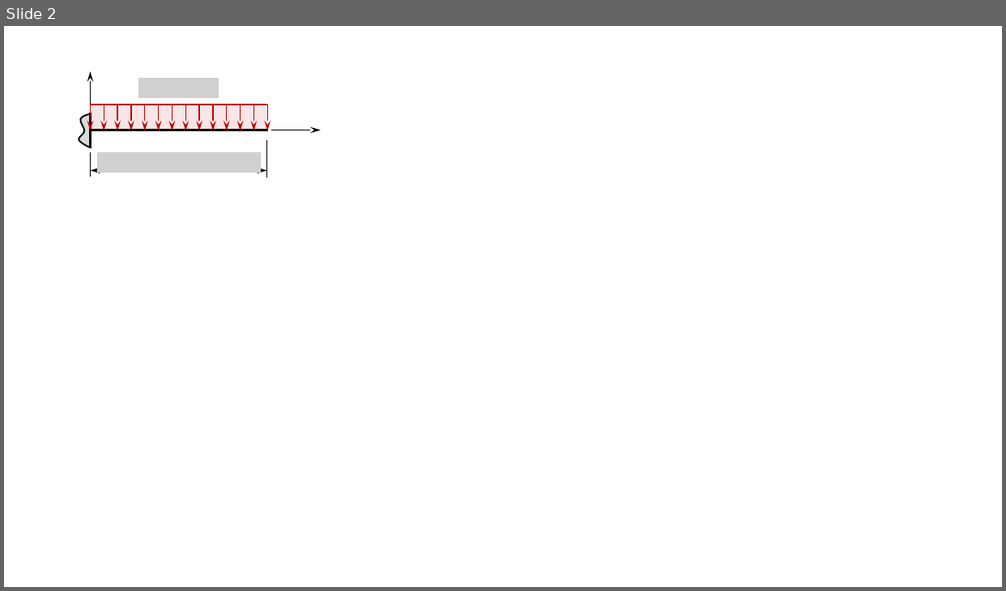
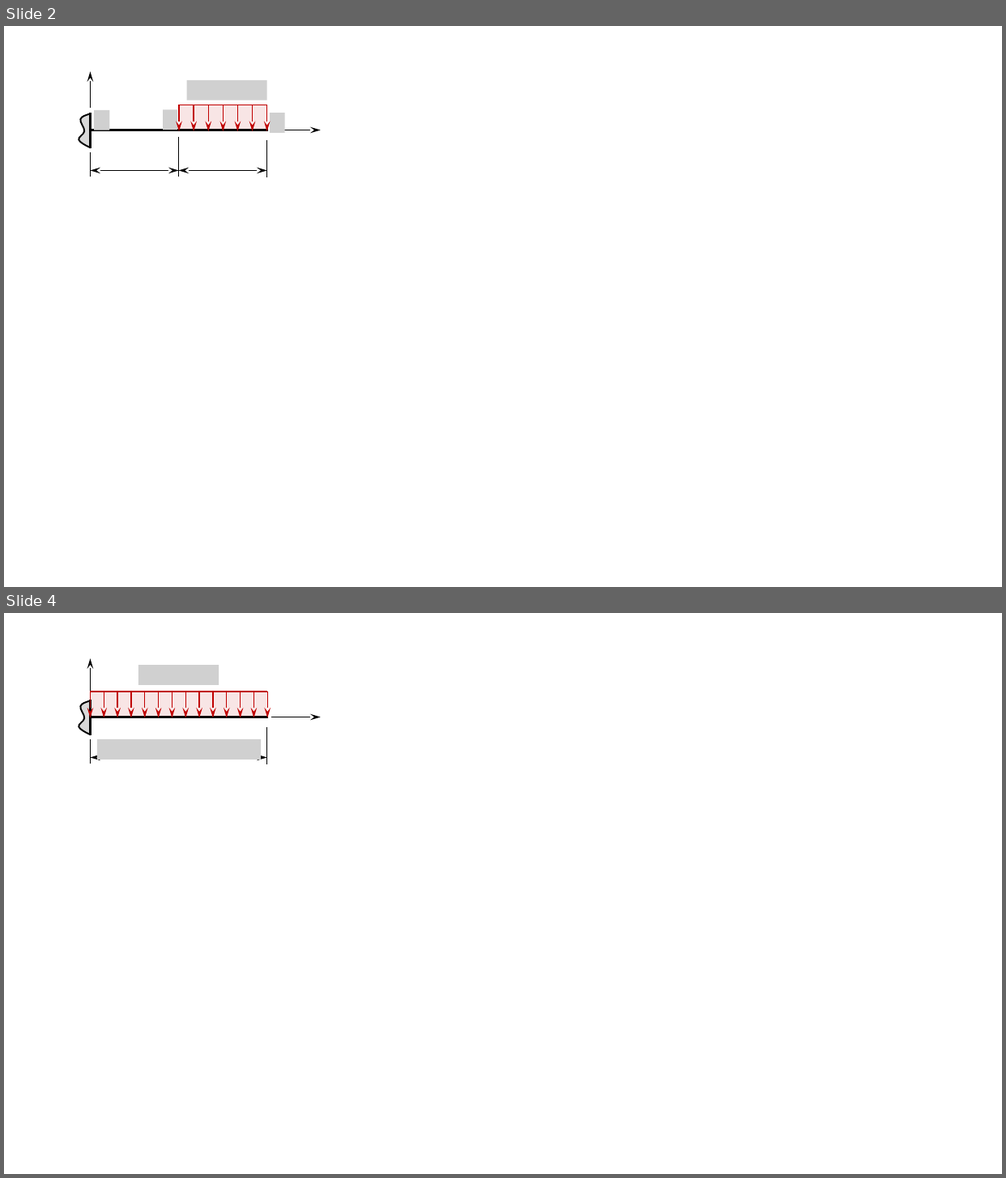
Before and after one commit to xpessoles/PSI_ExercicesCompetences, a slide deck: xx_Figures/Figures_RDM.pptx. Shown one above the other, each under a label of ours: slide 2 before the commit, slides 2 and 4 after it; the slides between them are not shown. The pictures are 1006x591 and 1006x1178 pixels, drawn with LibreOffice and Linux fonts; fonts in the diff are those of the drawing; grey boxes stand for pictures; background and template pictures are left out. Boxes give left, top, right and bottom in pixels: in the first picture for what was removed or moved away, otherwise in the second. Text is boxed around its words. In the diff, an @@ line names an element or a change of style, - is before the commit and + after.

```diff
--- a/xx_Figures/Figures_RDM.pptx
+++ b/xx_Figures/Figures_RDM.pptx
@@ slide 2 added at bbox=[4, 26, 1002, 587], background #FFFFFF @@
@@ arrow added from (90, 108) to (90, 71), #000000 1 pt @@
@@ picture added at bbox=[187, 80, 266, 100] @@
@@ freeform shape added at bbox=[79, 114, 91, 148], fill #D9D9D9, outline #000000 1.5 pt @@
@@ line added from (90, 148) to (90, 113), #000000 2.25 pt @@
@@ picture added at bbox=[94, 110, 109, 130] @@
@@ picture added at bbox=[163, 110, 177, 130] @@
@@ rectangle added at bbox=[178, 105, 266, 130], fill #C00000 at 10% opacity @@
@@ line added from (179, 105) to (266, 105), #C00000 1 pt @@
@@ group added at bbox=[179, 105, 266, 131]: 7 arrows @@
@@ picture added at bbox=[270, 113, 285, 133] @@
@@ line added from (268, 130) to (91, 130), #000000 2.25 pt @@
@@ line added from (178, 137) to (178, 177), #000000 1 pt @@
@@ line added from (266, 140) to (266, 177), #000000 1 pt @@
@@ arrow added from (272, 130) to (321, 130), #000000 1 pt @@
@@ double arrow added from (90, 170) to (178, 170), #000000 1 pt @@
@@ line added from (90, 152) to (90, 177), #000000 1 pt @@
@@ double arrow added from (178, 170) to (266, 170), #000000 1 pt @@
@@ what was slide 2 is now slide 4 @@
```
Also in this commit, not shown: 1 slide changed, 1 other slide added, 7 other files.
